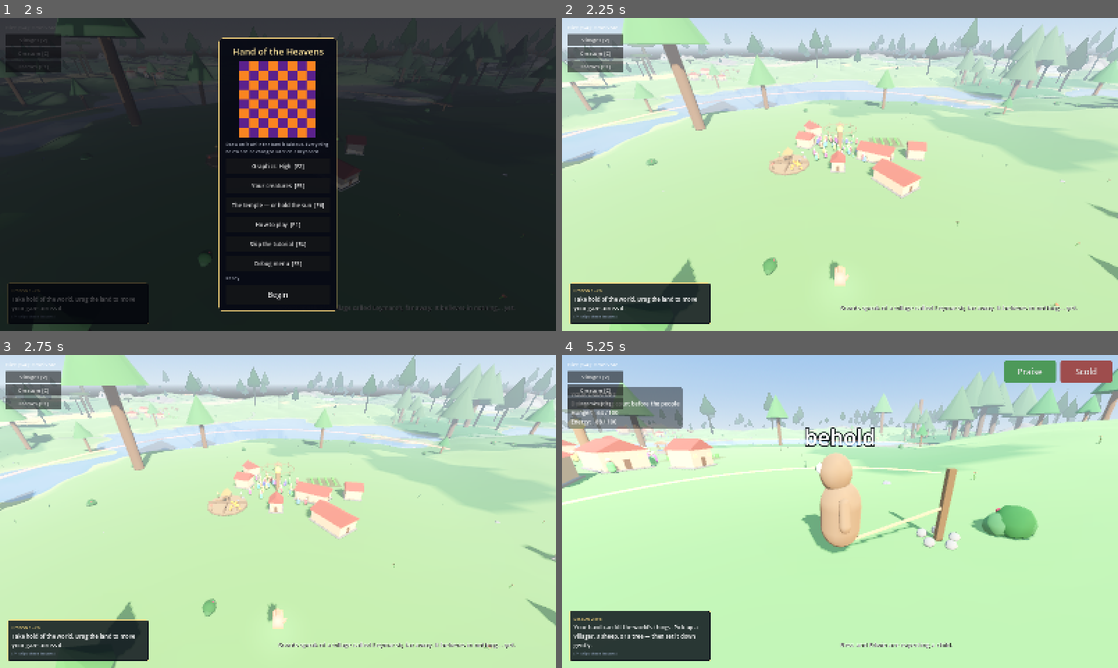
Above: before the commit, frames 1-4 (two rows, left to right).
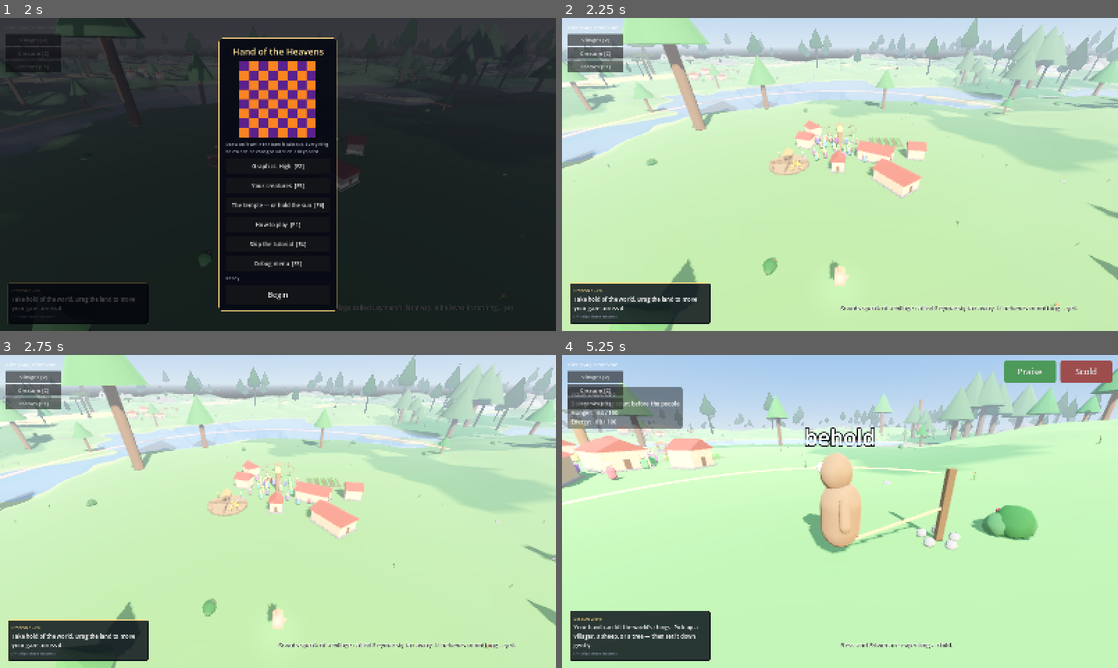
Above: after the commit, the same moments.

Repository: tjloman/tjloman
Game: Godot game, scene res://scenes/main.tscn
Two runs of this game, one before a commit and one after it. Both use one fixed random seed, a clock stepped at 60 frames per second and the inputs below.
Inputs (mouse positions are in pixels of both pictures, inside the frame that each line leads up to):
- Up to frame 1 (2 s): click (239, 183) at 0.52 s; type "Alex" at 0.6 s; click "Begin" at 1.25 s
- Up to frame 2 (2.25 s): click "Begin" at 2 s
- Up to frame 3 (2.75 s): no input
- Up to frame 4 (5.25 s): tap Enter at 2.75 s; move the mouse to (962, 495) at 2.77 s; hold Right 2.78-3.5 s; hold S (cam_back) 2.78-3.5 s; click (962, 495) at 2.92 s; drag from (728, 527) to (812, 574) at 3.52 s; click "Creature [C]" at 4.25 s; move the mouse to (895, 442) at 5.02 s; hold Right from 5.03 s (still down); hold A (cam_left) from 5.03 s (still down)

Frame 1 is identical in both runs. In frame 2, less than 0.1% of the frame differs, in the area x 25-55%, y 17-46%; in frame 3, less than 0.1%; in frame 4, 0.3%, in the area x 2-53%, y 24-55%.

Commit message:
He sleeps on it now, and keeps what he slept on
Sleep was a place energy came back. He lay down, a number went up, he got up,
and nothing about the day he had just had was any different for his having
slept on it -- while the one thing in his mind still running on a clock was
forgetting. Sleeping was, precisely, the least useful thing he could do.

    "Sleeping should sort of save a dream file within the creature's mind. It
     remembers its favorite things, or what made it scared... new places it
     went to that day, and how the world was."

A night now rehearses the day. The strongest memories are gone over while he is
under, and going over one DEEPENS it without moving it: consolidation makes
what he thinks harder to lose and may never change what he thinks, or a long
night would be a way of arguing with an unconscious creature. The night's share
of forgetting is spent on waking, so what was rehearsed holds and the rest
thins -- which is as good a definition of a night's sleep as this game needs.

AND HOW MUCH SETS IS HOW WELL HE HAS BEEN KEPT. A cherished creature sleeps
like a stone and holds thirteen memories a night; a tormented one sleeps thin
and holds two. That is CreatureWelfare's claim finally made about memory
itself: cruelty does not only make him slow to learn, it stops what he learned
from setting.

Eight nights are kept in his own terms -- what he loved, what he shied from,
whether he walked ground he had never seen, and how the world was while he was
out in it, read off the circumstances he actually lived rather than off the
world now. They go on the nest wall, and they are the only line there that says
what a day was LIKE rather than what it changed.

Two things the simulation in tools/dreaming.py caught that reading could not.
A night in this game is about SIX SECONDS -- a day is 320 -- so the rehearsal
interval, written at a plausible-sounding twelve seconds a memory, meant a
cherished creature would have rehearsed nothing on any night of its life. And
dividing the interval by sleep depth outright left a tormented creature setting
exactly zero, ever, which would put a neglected creature beyond the reach of
its own player's teaching; the worst sleep now runs at a quarter of the best.

Every claim was verified by breaking it, including two that the model could not
see because a model agrees with itself: sleep editing a value instead of
deepening it, and the depth hard-coded to 1.0 so that how he has been kept
stops mattering. Both passed every simulation until the statements were read.

Co-Authored-By: Claude Opus 5 <noreply@anthropic.com>
Claude-Session: https://claude.ai/code/session_01NqBKfyc5c6bViy6kUi2S7P

Diff:
--- a/scripts/creature/creature_beliefs.gd
+++ b/scripts/creature/creature_beliefs.gd
@@ -403,6 +403,16 @@
 		CreatureKeeping.learned(_held, "w|" + key + "|" + f, w[f])
 
 
+## GONE OVER IN HIS SLEEP. What he learned about the circumstances of a deed
+## sets along with the deed itself — a night spent on the day he was mobbed
+## should not leave him remembering the mobbing and forgetting that it was dark.
+## Deepens what is there; changes nothing.
+func rehearse(key: String) -> void:
+	var w: Dictionary = weights.get(key, {})
+	for f: String in w:
+		CreatureKeeping.learned(_held, "w|" + key + "|" + f, float(w[f]))
+
+
 ## Does it expect this deed to bring this consequence about? Used to let it act
 ## on its beliefs — hesitating over what it thinks will end badly.
 func expects(key: String, tag: String) -> float:
--- /dev/null
+++ b/scripts/creature/creature_dreams.gd
@@ -0,0 +1,224 @@
+class_name CreatureDreams
+extends RefCounted
+## WHAT HE DREAMT, and what the dreaming was for.
+##
+## Sleep was a place energy came back. He lay down, a number went up, he stood
+## up again, and nothing about the day he had just had was any different for his
+## having slept on it. Meanwhile the one thing in his mind that ran on a clock
+## was FORGETTING — so sleep was, very precisely, the least useful thing he
+## could be doing with his time.
+##
+##     "Sleeping should sort of save a dream file within the creature's mind. It
+##      remembers its favorite things, or what made it scared... new places it
+##      went to that day, and how the world was."
+##
+## So a night's sleep now does two things, and they are the same thing.
+##
+## IT REHEARSES. The episodes of the day that mattered most are gone over again
+## while he is under, and going over a thing does not change what he thinks of
+## it — it makes what he thinks STICK. Rehearsal deepens the floor (see
+## CreatureKeeping) and touches the value not at all, which is the honest shape
+## of consolidation and also the safe one: no amount of sleeping can talk a
+## creature into anything.
+##
+## AND HOW MUCH OF IT HAPPENS IS HOW WELL HE HAS BEEN KEPT. A cherished creature
+## sleeps like a stone and goes over two dozen memories a night. A wretched one
+## sleeps thin, at a twelfth of that, because it is not resting, it is keeping
+## watch — so mistreatment does not merely make him slow to learn, it stops what
+## he did learn from ever setting. That is the same claim CreatureWelfare makes
+## everywhere else, finally made about memory itself.
+##
+## THE DREAM IS THE RECEIPT. Eight nights are kept, in his own terms: the thing
+## he loved, the thing that frightened him, ground he had never walked before,
+## and how the world was while he was out in it. It goes on the nest wall, and
+## it is the only readout in the game that says what a day was LIKE rather than
+## what it changed.
+
+## Nights kept. Eight is a week and a bit: long enough that a player who leaves
+## and comes back can see what he has been doing, short enough to read at a
+## glance on a wall.
+const KEEPS := 8
+## Seconds of deep sleep per memory gone over, and the most any one night can
+## set.
+##
+## IN THE GAME'S OWN TIME, not in ours. A day here is 320 seconds and a night's
+## sleep is about ten of them: he lies down under 55 energy and gets up at
+## between 55 and 92 of it, gaining two a second plus five more for how deeply
+## he is under. Written at a plausible-sounding twelve seconds a memory, a
+## cherished creature would have rehearsed NOTHING on any night of its life,
+## because no night is twelve seconds long. At this rate a deep sleeper sets
+## about thirteen a night.
+##
+## AND A THIN SLEEPER STILL SETS SOMETHING. Dividing the interval by the depth
+## outright had a tormented creature setting exactly nothing, ever — measured,
+## not feared — and a creature that cannot keep ANY of its day is one the player
+## can put beyond reach of their own teaching by neglecting it for a week. Loss
+## is bounded everywhere else in this game and it is bounded here: the worst
+## sleep in the world still runs at a quarter of the best, which is about two
+## memories a night against thirteen.
+const THIN_SETS := 0.25
+const REHEARSE_EVERY := 0.45
+const MOST_A_NIGHT := 16
+## How much of a full step of forgetting a night costs. The rest of it is spent
+## at decisions — between them they come to roughly what the old wall clock
+## charged in a quarter of an hour, and they are only ever spent while living.
+const PER_NIGHT := 4.0
+## A place walked fewer times than this is still new country to him.
+const STILL_NEW := 3
+
+var nights: Array = []
+var _slept := 0.0
+var _rehearsed := {}
+var _began := 0.0
+
+
+## ASLEEP. Count the night, and go over another memory whenever enough of it has
+## passed — sooner the more deeply he is sleeping.
+func drift(who: Creature, delta: float) -> void:
+	if _slept <= 0.0:
+		_began = GameState.clock
+		_rehearsed.clear()
+	_slept += delta
+	var depth: float = maxf(who.welfare.sleep_depth(), 0.08)
+	if _rehearsed.size() >= MOST_A_NIGHT:
+		return
+	var pace := REHEARSE_EVERY / (THIN_SETS + (1.0 - THIN_SETS) * depth)
+	if _slept < pace * float(_rehearsed.size() + 1):
+		return
+	var went: String = who.mind.consolidate(_rehearsed)
+	if went != "":
+		_rehearsed[went] = true
+
+
+## AWAKE, and the night is written down. This is also where the night's share of
+## forgetting is spent: what was gone over is held, and everything else thins a
+## little, which is as good a definition of a night's sleep as the game needs.
+func wake(who: Creature) -> void:
+	if _slept <= 0.0:
+		return
+	var dreamt := {
+		"at": _began, "slept": _slept, "held": _rehearsed.size(),
+		"loved": _loved(who), "feared": _feared(who),
+		"new": _new_ground(who), "world": _how_it_was(who),
+	}
+	nights.append(dreamt)
+	while nights.size() > KEEPS:
+		nights.pop_front()
+	who.mind.decay(PER_NIGHT)
+	_slept = 0.0
+
+
+## THE BEST THING IN HIS DAY, by what he thinks of it rather than by what it did
+## for him — a creature dreams of what it loves, not of what paid.
+func _loved(who: Creature) -> String:
+	var best := ""
+	var most := 0.4
+	for k: String in who.mind.q:
+		if float(who.mind.q[k]) > most:
+			most = float(who.mind.q[k])
+			best = k
+	return best
+
+
+## And the worst of it. The deed it has come to dread, if it has one.
+func _feared(who: Creature) -> String:
+	var worst := ""
+	var least := -0.4
+	for k: String in who.mind.q:
+		if float(who.mind.q[k]) < least:
+			least = float(who.mind.q[k])
+			worst = k
+	return worst
+
+
+## GROUND HE HAD NOT WALKED BEFORE. Taken from where he actually was today
+## rather than from the whole map, so a creature that spent the day in its own
+## field dreams of nothing new — which is the point of saying it at all.
+func _new_ground(who: Creature) -> int:
+	var fresh := {}
+	for e: Dictionary in who.mind.beliefs.episodes:
+		if float(e.get("at", 0.0)) < _began - GameState.DAY_SECONDS:
+			continue
+		var where := String(e.get("place", ""))
+		var known: Dictionary = who.mind.beliefs.places.get(where, {})
+		if where != "" and int(known.get("visits", 0)) <= STILL_NEW:
+			fresh[where] = true
+	return fresh.size()
+
+
+## HOW THE WORLD WAS: whichever circumstance was true of most of his day. It is
+## read off the episodes he actually lived rather than off the world now,
+## because a dream is about the day that was.
+func _how_it_was(who: Creature) -> String:
+	var tally := {}
+	for e: Dictionary in who.mind.beliefs.episodes:
+		if float(e.get("at", 0.0)) < _began - GameState.DAY_SECONDS:
+			continue
+		var ctx: Dictionary = e.get("ctx", {})
+		for f: String in ctx:
+			if float(ctx[f]) > 0.5:
+				tally[f] = int(tally.get(f, 0)) + 1
+	var most := ""
+	var top := 1
+	for f: String in tally:
+		if int(tally[f]) > top:
+			top = int(tally[f])
+			most = f
+	return most
+
+
+## A NIGHT IN PLAIN WORDS, for the nest wall. Nothing here is a number: a player
+## should be able to read what their creature's week has been like the way they
+## would read somebody's face.
+func told(limit := 3) -> Array:
+	var said := []
+	for night: Dictionary in _newest(limit):
+		var parts := []
+		if String(night["loved"]) != "":
+			parts.append("dreamt of " + _doing(String(night["loved"])))
+		if String(night["feared"]) != "":
+			parts.append("and shied from " + _doing(String(night["feared"])))
+		if int(night["new"]) > 0:
+			parts.append("having walked ground it had never seen")
+		var when := String(night["world"])
+		if when != "":
+			parts.append("all of it " + String(
+				CreatureBeliefs.WHEN_PHRASE.get(when, when)))
+		if parts.is_empty():
+			parts.append("slept without dreaming")
+		said.append(" ".join(parts) + _setting(int(night["held"])))
+	return said
+
+
+## What a night set, said as a quality of the sleep rather than as a count —
+## because that is what it is, and because "held 2 memories" is a spreadsheet.
+func _setting(held: int) -> String:
+	if held >= MOST_A_NIGHT - 4:
+		return ", and woke with the whole of it."
+	if float(held) >= float(MOST_A_NIGHT) / 3.0:
+		return ", and kept most of it."
+	if held > 0:
+		return ", and kept a little of it."
+	return ", and kept none of it."
+
+
+func _doing(key: String) -> String:
+	var parts := key.split("|")
+	var doing: String = CreatureBeliefs.VERB_PHRASE.get(parts[0], String(parts[0]) + " %s")
+	if doing.contains("%s"):
+		doing = doing % (parts[1] if parts.size() > 1 else "things")
+	return doing
+
+
+func _newest(limit: int) -> Array:
+	var out := nights.duplicate()
+	out.reverse()
+	return out.slice(0, limit)
+
+
+func to_dict() -> Dictionary:
+	return {"nights": nights.duplicate(true)}
+
+
+func from_dict(data: Dictionary) -> void:
+	nights = (data.get("nights", []) as Array).duplicate(true)
--- a/scripts/creature/creature_leisure.gd
+++ b/scripts/creature/creature_leisure.gd
@@ -218,8 +218,12 @@
 	var depth := who.welfare.sleep_depth()
 	who.energy = minf(who.energy + (2.0 + 5.0 * depth) * delta, 100.0)
 	_lie_down(who, true)
+	# AND HE IS DREAMING. The day is gone over while he is under, deeply or
+	# barely, according to how well he has been kept — see CreatureDreams.
+	who.mind.dreams.drift(who, delta)
 	if who.energy > lerpf(55.0, 92.0, depth):
 		_lie_down(who, false)
+		who.mind.dreams.wake(who)
 		who._decide()
 	return false
 
--- a/scripts/creature/creature_mind.gd
+++ b/scripts/creature/creature_mind.gd
@@ -219,6 +219,10 @@
 ## option would leave it in, and asks its own heart how a moment like that would
 ## feel. See CreatureForesight.
 var foresight := CreatureForesight.new()
+## EIGHT NIGHTS OF HIS OWN, and what each of them set. See CreatureDreams: sleep
+## is where a day is rehearsed into something he keeps, and how much of it sets
+## is how well he has been looked after.
+var dreams := CreatureDreams.new()
 
 ## ITS HEART, handed over by the creature at birth. The mind needs it for one
 ## thing only: to ask how an imagined future would FEEL (see CreatureForesight).
@@ -519,6 +523,29 @@
 	bonds.fade(share)
 
 
+## GONE OVER IN HIS SLEEP. The strongest memory of the day he has not already
+## rehearsed tonight, deepened — and ONLY deepened. Consolidation must not move
+## what he believes, or a long night would be a way of arguing with him: it
+## makes what he already believes harder to lose, which is what sleeping on
+## something actually does.
+func consolidate(already: Dictionary) -> String:
+	var best := ""
+	var most := 0.0
+	for e: Dictionary in beliefs.episodes:
+		var k := String(e.get("key", ""))
+		if k == "" or already.has(k):
+			continue
+		var worth := absf(float(e.get("worth", 0.0)))
+		if worth > most:
+			most = worth
+			best = k
+	if best == "":
+		return ""
+	CreatureKeeping.learned(_held, best, float(q.get(best, 0.0)))
+	beliefs.rehearse(best)
+	return best
+
+
 ## Something happened TO the creature. Let it work out for itself which of its
 ## recent deeds brought this about.
 func experience(tag: String, reward: float) -> void:
@@ -682,6 +709,7 @@
 		# to survive putting the game down.
 		"skill": skill.duplicate(true),
 		"held": _held.duplicate(true),
+		"dreams": dreams.to_dict(),
 		"ethos": ethos.to_dict(),
 		"beliefs": beliefs.to_dict(),
 		"bonds": bonds.to_dict(),
@@ -698,6 +726,7 @@
 	# What each value has earned the right to keep. A save from before the
 	# floors existed simply has none, and earns them again as it is used.
 	_held = (data.get("held", {}) as Dictionary).duplicate(true)
+	dreams.from_dict(data.get("dreams", {}))
 	# A save from before the compass existed carries one number; unfold it onto
 	# the axes that number used to stand for, so an old creature keeps its soul.
 	if data.has("ethos"):
--- a/scripts/world/creature_nest.gd
+++ b/scripts/world/creature_nest.gd
@@ -765,6 +765,12 @@
 	out.append(["the world", "no idea yet" if picture.is_empty()
 		else "\n".join(picture)])
 	out.append(["miracles", _miracle_list(mind.known_miracles())])
+	# WHAT HIS NIGHTS HAVE BEEN LIKE. The only line on this wall that says what a
+	# day was LIKE rather than what it changed — and the only place a player can
+	# see what their creature's week has been without being told a number.
+	var nights: Array = mind.dreams.told(2)
+	out.append(["dreams", "has not slept here yet" if nights.is_empty()
+		else "\n".join(nights)])
 	return out
 
 
Not shown, added: tools/dreaming.py
